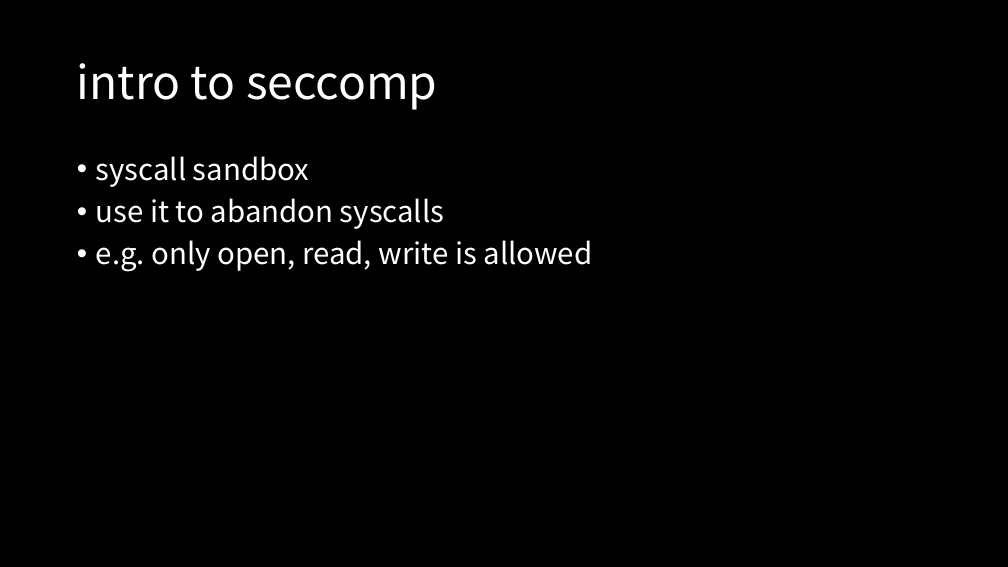
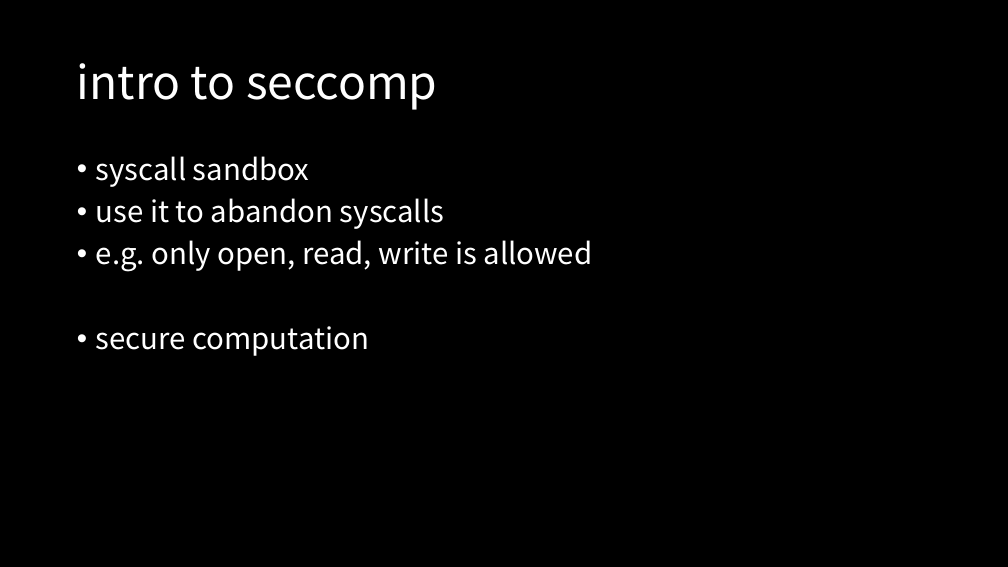
Before and after one commit to 7Hxz233/Lilac_2020_summer_pwn, a slide deck: slide 8 of slides/2-shellcode.pptx. Drawn at 1008x567 pixels with LibreOffice and Linux fonts; fonts in the diff are those of the drawing. Boxes give left, top, right and bottom in pixels: in the first picture for what was removed or moved away, otherwise in the second. Text is boxed around its words. In the diff, an @@ line names an element or a change of style, - is before the commit and + after.

```diff
--- a/slides/2-shellcode.pptx
+++ b/slides/2-shellcode.pptx
@@ text at [96,326,369,356]: paragraph added @@
+• secure computation
```
Also in this commit, not shown: 4 other slides changed, 3 other files.
